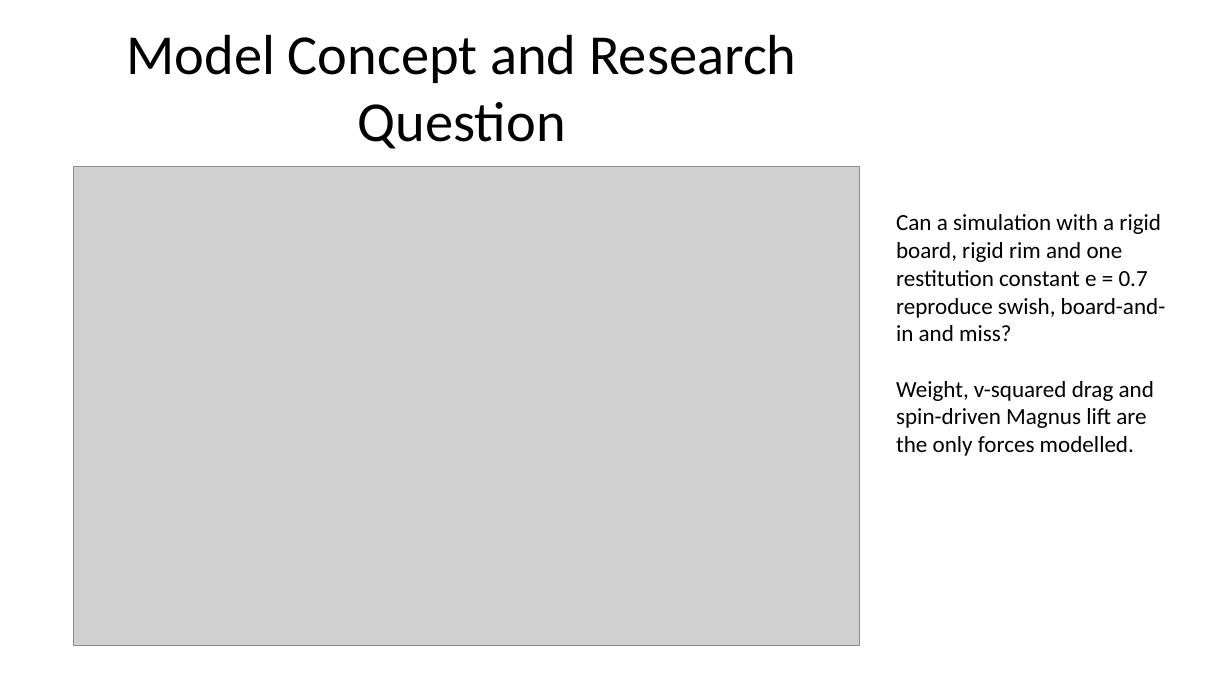
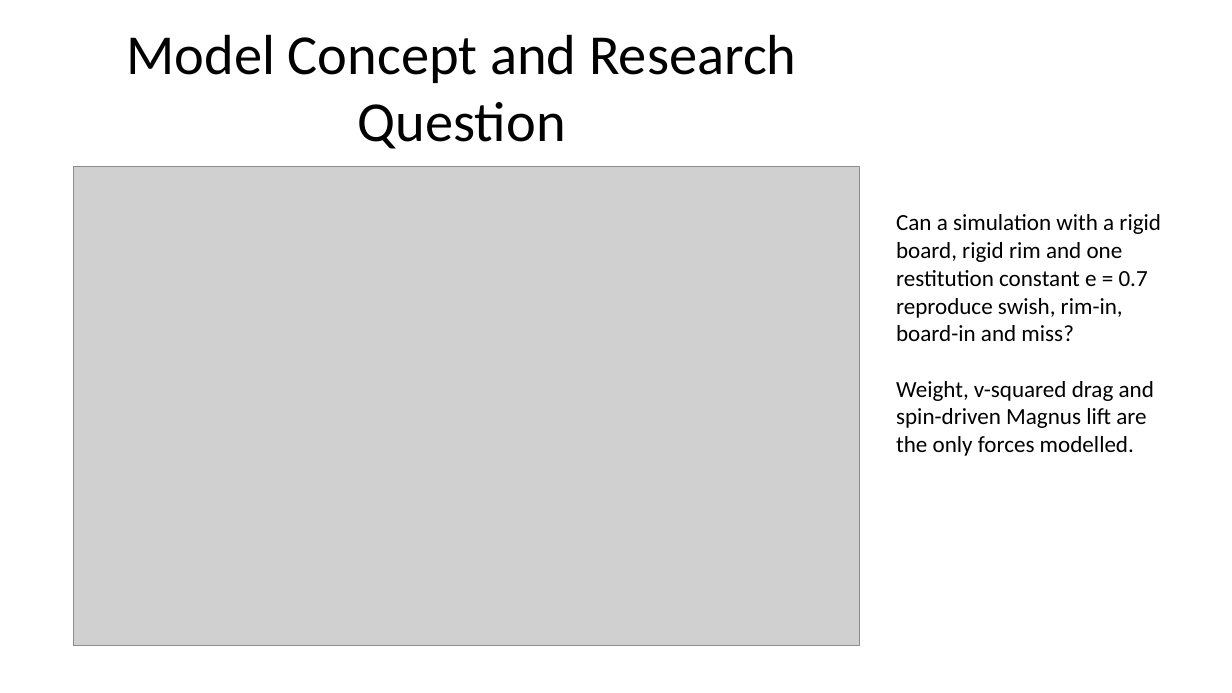
Before and after one commit to dbzyw/comp-1110-group-project, a slide deck: slide 4 of Specifications/COMP1110_Basketball_Shot_Simulation_Progress.pptx. Drawn at 1232x693 pixels with LibreOffice and Linux fonts; fonts in the diff are those of the drawing; grey boxes stand for pictures. Boxes give left, top, right and bottom in pixels: in the first picture for what was removed or moved away, otherwise in the second. Text is boxed around its words. In the diff, an @@ line names an element or a change of style, - is before the commit and + after.

```diff
--- a/Specifications/COMP1110_Basketball_Shot_Simulation_Progress.pptx
+++ b/Specifications/COMP1110_Basketball_Shot_Simulation_Progress.pptx
@@ text at [896,214,1161,341]: text changed @@
-Can a simulation with a rigid board, rigid rim and one restitution constant e = 0.7 reproduce swish, board-and-in and miss?
+Can a simulation with a rigid board, rigid rim and one restitution constant e = 0.7 reproduce swish, rim-in, board-in and miss?
```
Also in this commit, not shown: 4 other slides changed, 11 other files.
